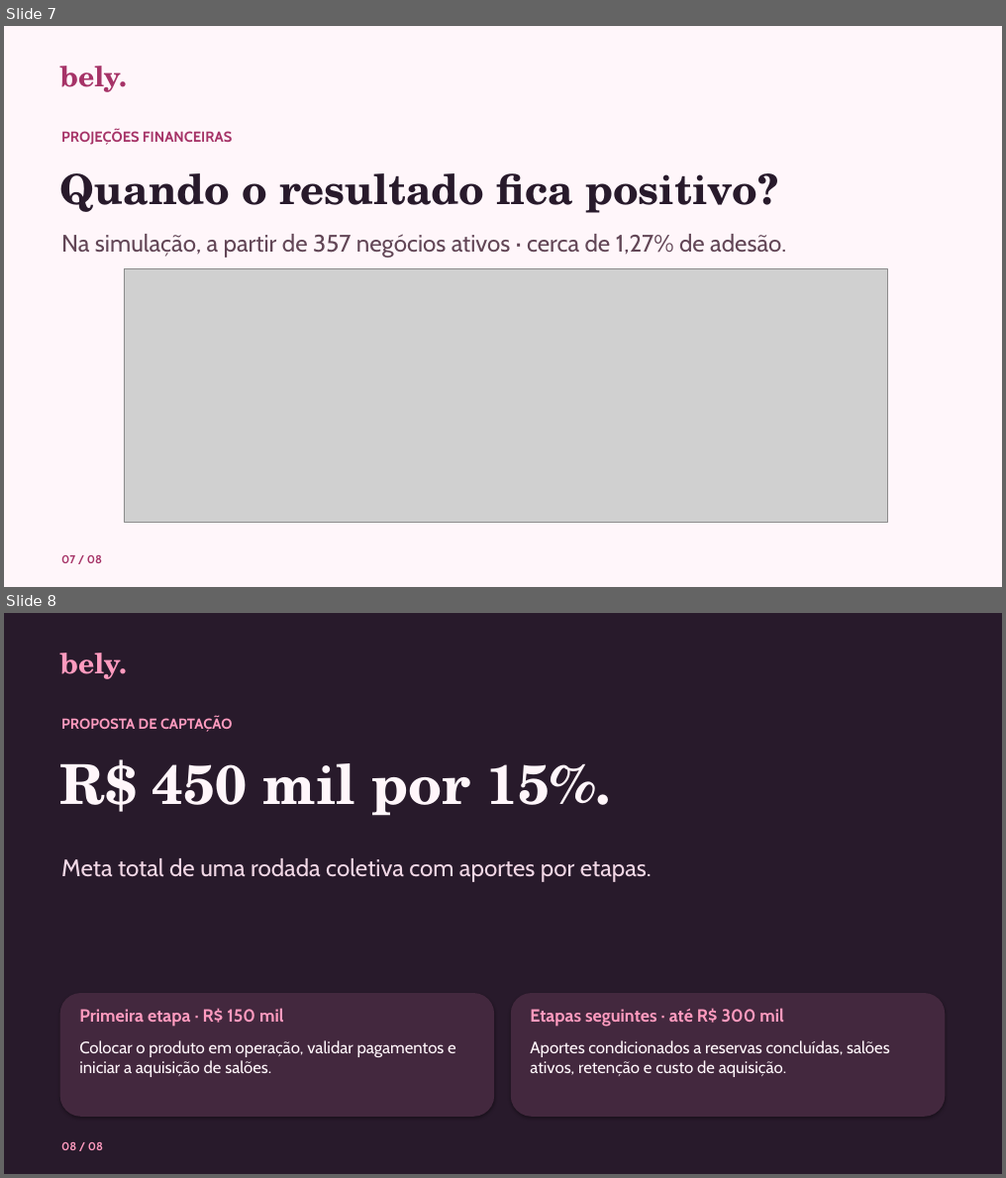
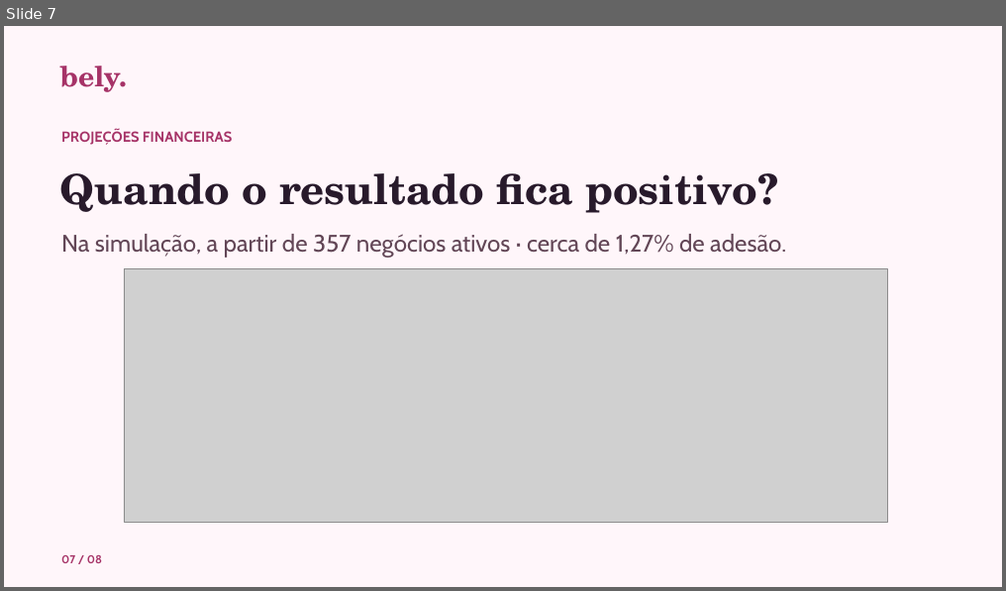
Before and after one commit to camilalordelo1/bely, a slide deck: bely-pitch.pptx. Shown one above the other, each under a label of ours: slides 7 and 8 before the commit, slide 7 after it. The pictures are 1006x1178 and 1006x591 pixels, drawn with LibreOffice and Linux fonts; fonts in the diff are those of the drawing; grey boxes stand for pictures. Boxes give left, top, right and bottom in pixels: in the first picture for what was removed or moved away, otherwise in the second. Text is boxed around its words. In the diff, an @@ line names an element or a change of style, - is before the commit and + after.

```diff
--- a/bely-pitch.pptx
+++ b/bely-pitch.pptx
@@ slide 8 removed at (4, 613, 1002, 1174), background #281A2B @@
@@ text removed at (60, 653, 127, 679) @@
-bely.
@@ text removed at (61, 716, 233, 732) @@
-PROPOSTA DE CAPTAÇÃO
@@ text removed at (60, 760, 612, 816) @@
-R$ 450 mil por 15%.
@@ text removed at (61, 859, 651, 882) @@
-Meta total de uma rodada coletiva com aportes por etapas.
@@ rounded rectangle removed at (60, 993, 494, 1117) @@
@@ rounded rectangle removed at (511, 993, 945, 1117) @@
@@ text removed at (79, 1008, 283, 1027) @@
-Primeira etapa · R$ 150 mil
@@ text removed at (530, 1008, 783, 1027) @@
-Etapas seguintes · até R$ 300 mil
@@ text removed at (79, 1041, 456, 1077) @@
-Colocar o produto em operação, validar pagamentos e iniciar a aquisição de salões.
@@ text removed at (530, 1041, 890, 1077) @@
-Aportes condicionados a reservas concluídas, salões ativos, retenção e custo de aquisição.
@@ text removed at (61, 1143, 103, 1151) @@
-08 / 08
```
Also in this commit, not shown: 1 slide added, 2 other files.
